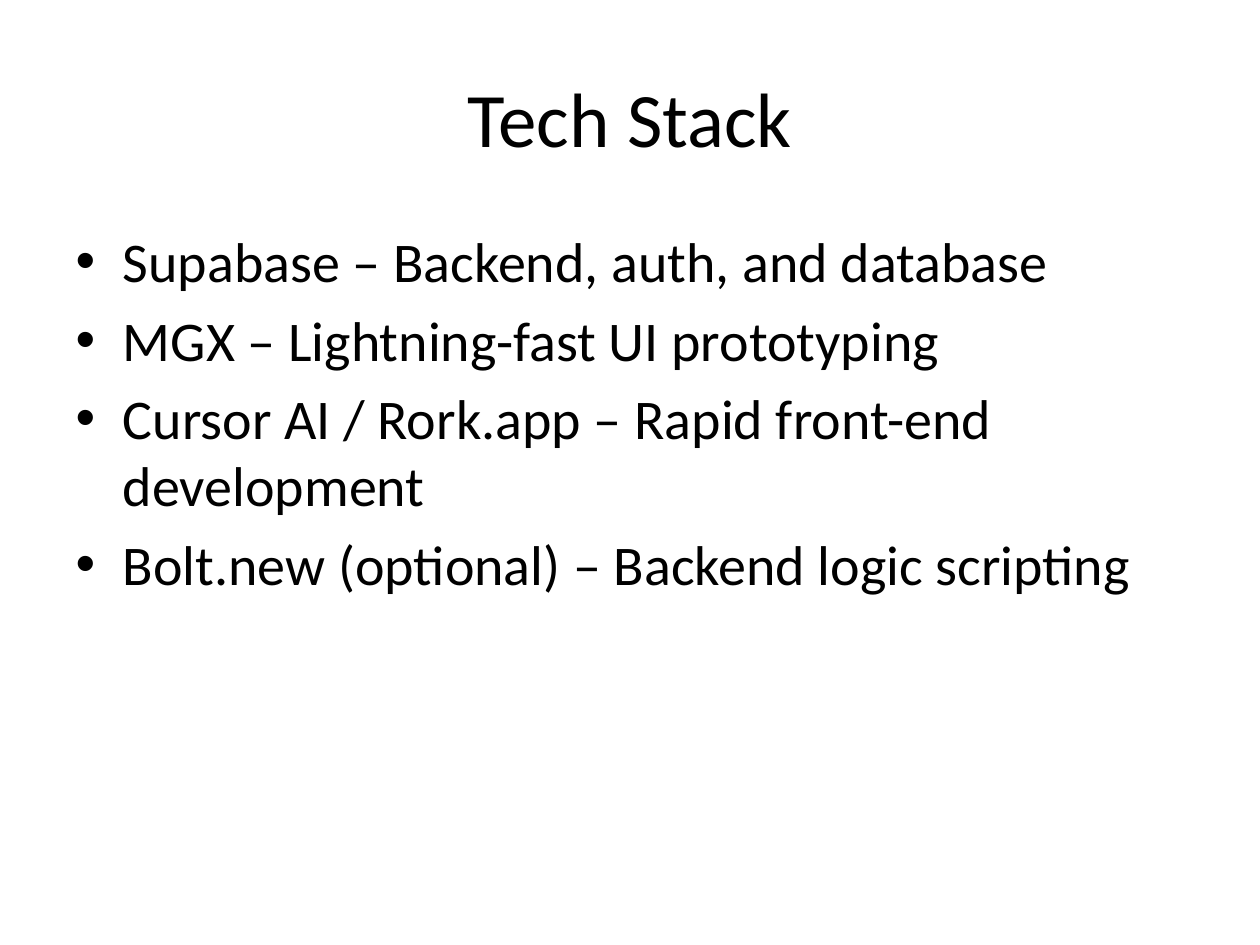
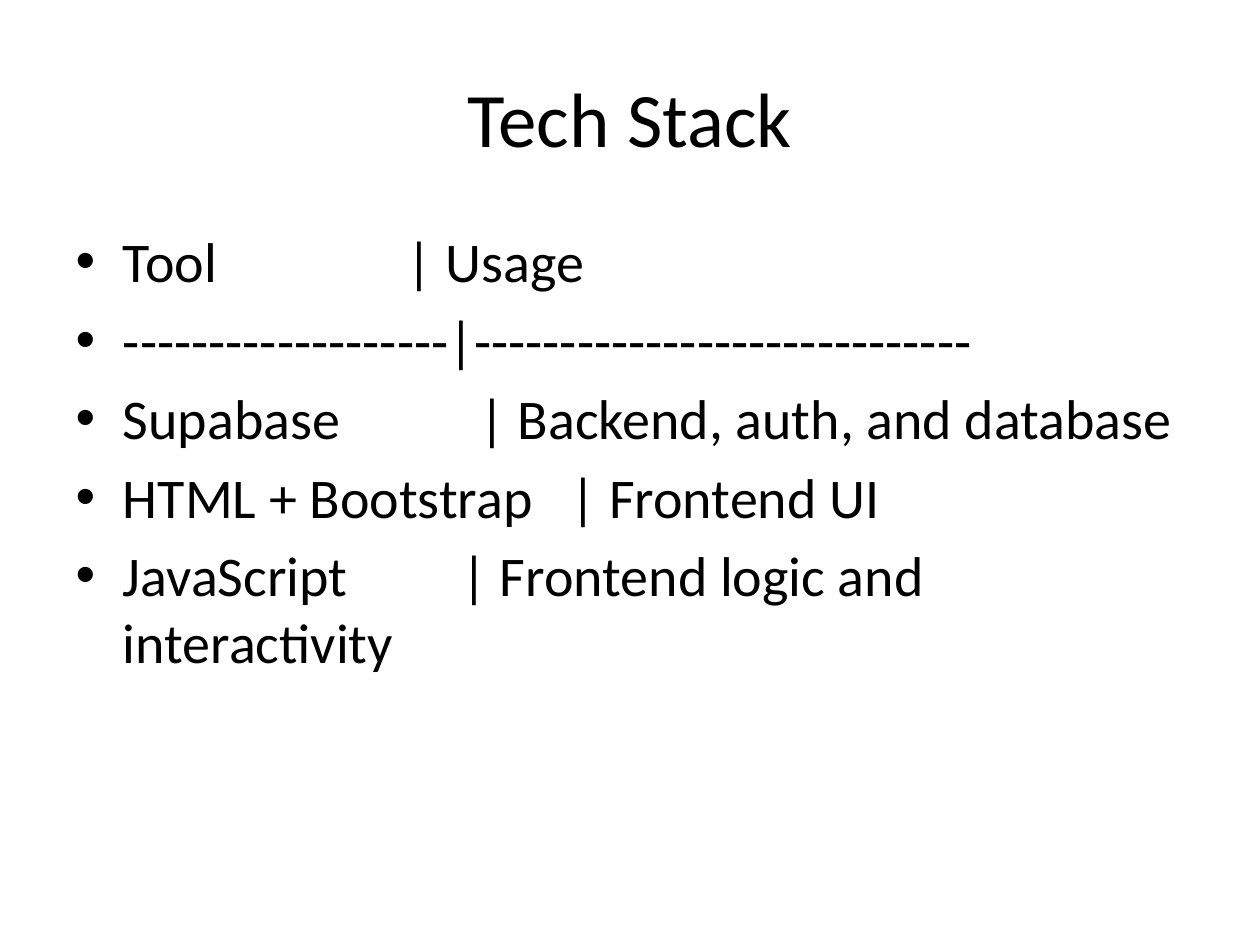
Before and after one commit to Kelvinkimotho/loyalty-vibes, a slide deck: slide 4 of Loyalty_Vibes_Pitch_Deck.pptx. Drawn at 1260x945 pixels with LibreOffice and Linux fonts; fonts in the diff are those of the drawing. Boxes give left, top, right and bottom in pixels: in the first picture for what was removed or moved away, otherwise in the second. Text is boxed around its words. In the diff, an @@ line names an element or a change of style, - is before the commit and + after.

Commit message:
Updated it

```diff
--- a/Loyalty_Vibes_Pitch_Deck.pptx
+++ b/Loyalty_Vibes_Pitch_Deck.pptx
@@ text at [123,243,1172,672]: text changed @@
-• Supabase – Backend, auth, and database
-• MGX – Lightning-fast UI prototyping
-• Cursor AI / Rork.app – Rapid front-end development
-• Bolt.new (optional) – Backend logic scripting
+• Tool | Usage
+• -------------------|-----------------------------
+• Supabase | Backend, auth, and database
+• HTML + Bootstrap | Frontend UI
+• JavaScript | Frontend logic and interactivity
```
Also in this commit, not shown: 6 other slides changed.
